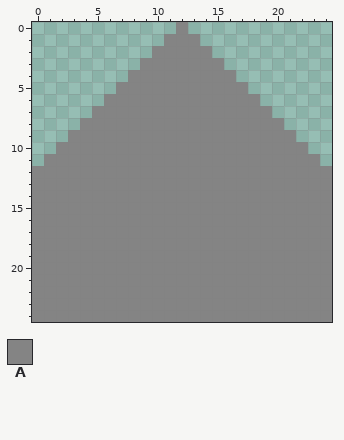
Pixel-art sprite -- player.png. The picture above is the old version.
The file is 25x25 pixels.
Palette (. is transparent): A #848484
Pixels before, first column x 0:
 0 ............A............
 1 ...........AAA...........
 2 ..........AAAAA..........
 3 .........AAAAAAA.........
 4 ........AAAAAAAAA........
 5 .......AAAAAAAAAAA.......
 6 ......AAAAAAAAAAAAA......
 7 .....AAAAAAAAAAAAAAA.....
 8 ....AAAAAAAAAAAAAAAAA....
 9 ...AAAAAAAAAAAAAAAAAAA...
10 ..AAAAAAAAAAAAAAAAAAAAA..
11 .AAAAAAAAAAAAAAAAAAAAAAA.
12 AAAAAAAAAAAAAAAAAAAAAAAAA
13 AAAAAAAAAAAAAAAAAAAAAAAAA
14 AAAAAAAAAAAAAAAAAAAAAAAAA
15 AAAAAAAAAAAAAAAAAAAAAAAAA
16 AAAAAAAAAAAAAAAAAAAAAAAAA
17 AAAAAAAAAAAAAAAAAAAAAAAAA
18 AAAAAAAAAAAAAAAAAAAAAAAAA
19 AAAAAAAAAAAAAAAAAAAAAAAAA
20 AAAAAAAAAAAAAAAAAAAAAAAAA
21 AAAAAAAAAAAAAAAAAAAAAAAAA
22 AAAAAAAAAAAAAAAAAAAAAAAAA
23 AAAAAAAAAAAAAAAAAAAAAAAAA
24 AAAAAAAAAAAAAAAAAAAAAAAAA
Now the later version:
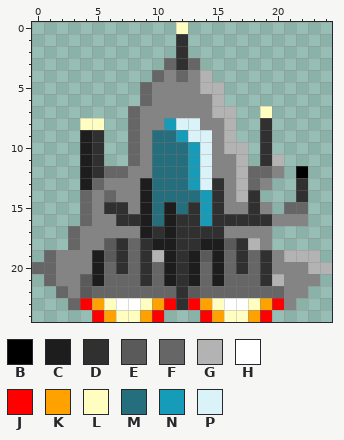
Colours new in this view: B #000000  C #1d1d1d  D #303030  E #5a5a5a  F #666666  G #b3b3b3  H #ffffff  J #ff0000  K #ffa200  L #fffdc0  M #246e7e  N #169bb8  P #d9f3f8
The edit:
Changed rows in their new state; - is an unchanged pixel.
first column x 0:
 0 ------------L------------
 1 -----------.D.-----------
 2 ----------..D..----------
 3 ---------..FDF..---------
 4 --------..F-F-G..--------
 5 -------..F----GG..-------
 6 ------...F-----G...------
 7 -----...F------GG..L-----
 8 ----LL..F--NPP--G..D.----
 9 ---.CD..F-MMNPP-G..D..---
10 --..CD..F-MMMNP-GG.D...--
11 -...CD..F-MMMNP--G.DG...-
12 ....CDFF--MMMNP--GFF-.B..
13 ....CF---CMMMNPD-GF-..D..
14 ....F-F--CMMMMND-GD...D..
15 ....F-DD-CMCMDND--D-.FF..
16 ....F--DDCMCDDNDDDDD---..
17 ...F-----CDCDDDD----.....
18 ...F--EDFDCCDDCCEDG-.....
19 .F---CEDFDGCDCECFDFD-GGG.
20 FF---CFDFDFCDCFCFDFD---GG
21 .F--ECFFFDFCDCFCFFFDG---.
22 ..F-EFFFFFFFDEFFFFFFF--..
23 ...FJKLHHLKJDJKLHHLKJ-...
24 .....JKLLKJ...JKLLKJ.....
Boxes around the changes in both pictures, in picture pixels (x1, y1, x2, y2):
changed: (32, 22, 332, 322)
